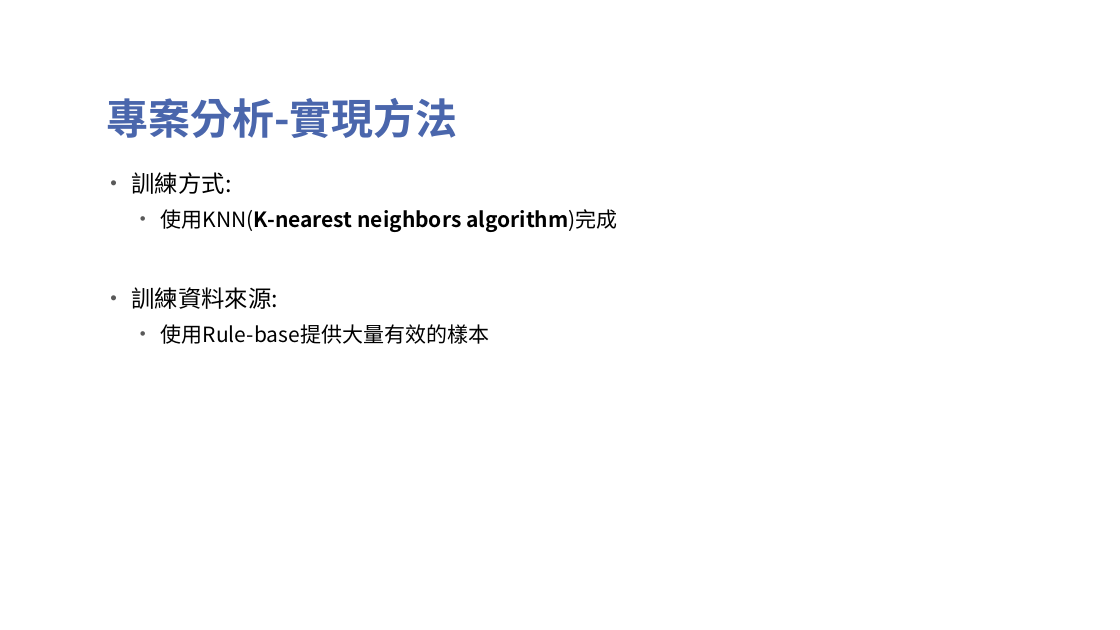
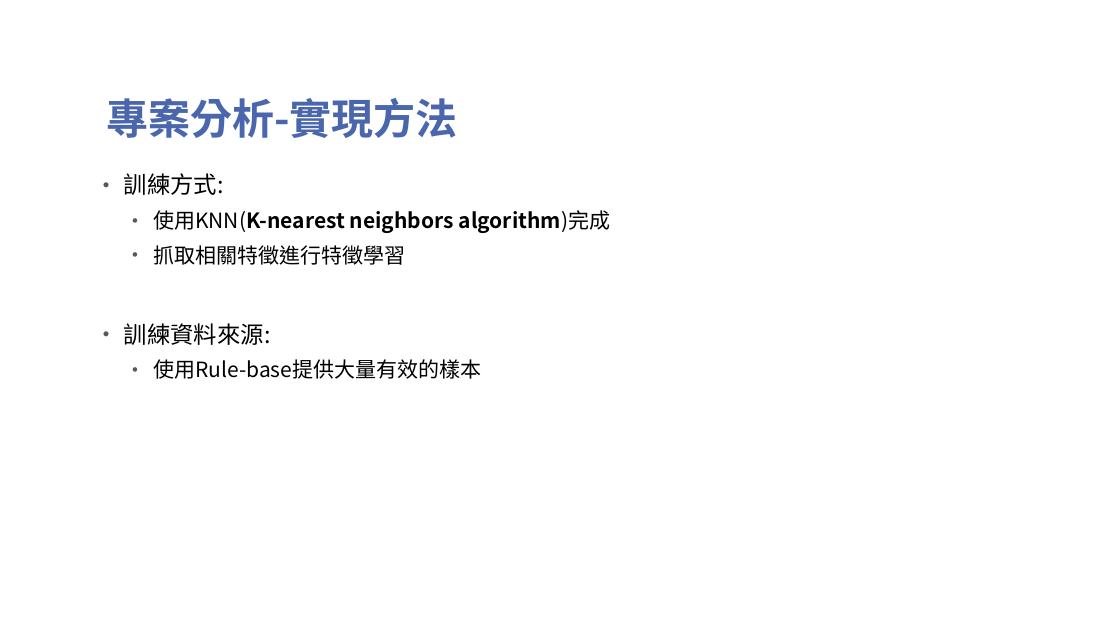
Before and after one commit to TsaiHaoWei/Machine-Learning, a slide deck: slide 7 of Finally project/Pingpong_第六組.pptx (slide 8 before the commit). Drawn at 1120x630 pixels with LibreOffice and Linux fonts; fonts in the diff are those of the drawing; background and template pictures are left out. Boxes give left, top, right and bottom in pixels: in the first picture for what was removed or moved away, otherwise in the second. Text is boxed around its words. In the diff, an @@ line names an element or a change of style, - is before the commit and + after.

```diff
--- a/Finally project/Pingpong_第六組.pptx
+++ b/Finally project/Pingpong_第六組.pptx
@@ text "訓練方式:" moved from (x1=131, y1=172, x2=618, y2=344) to (x1=124, y1=173, x2=611, y2=379) @@
@@ text at (x1=153, y1=245, x2=405, y2=265): paragraph added @@
+  • 抓取相關特徵進行特徵學習
```
Also in this commit, not shown: 5 other slides changed, 2 slides added, 2 slides removed, 4 other files.
